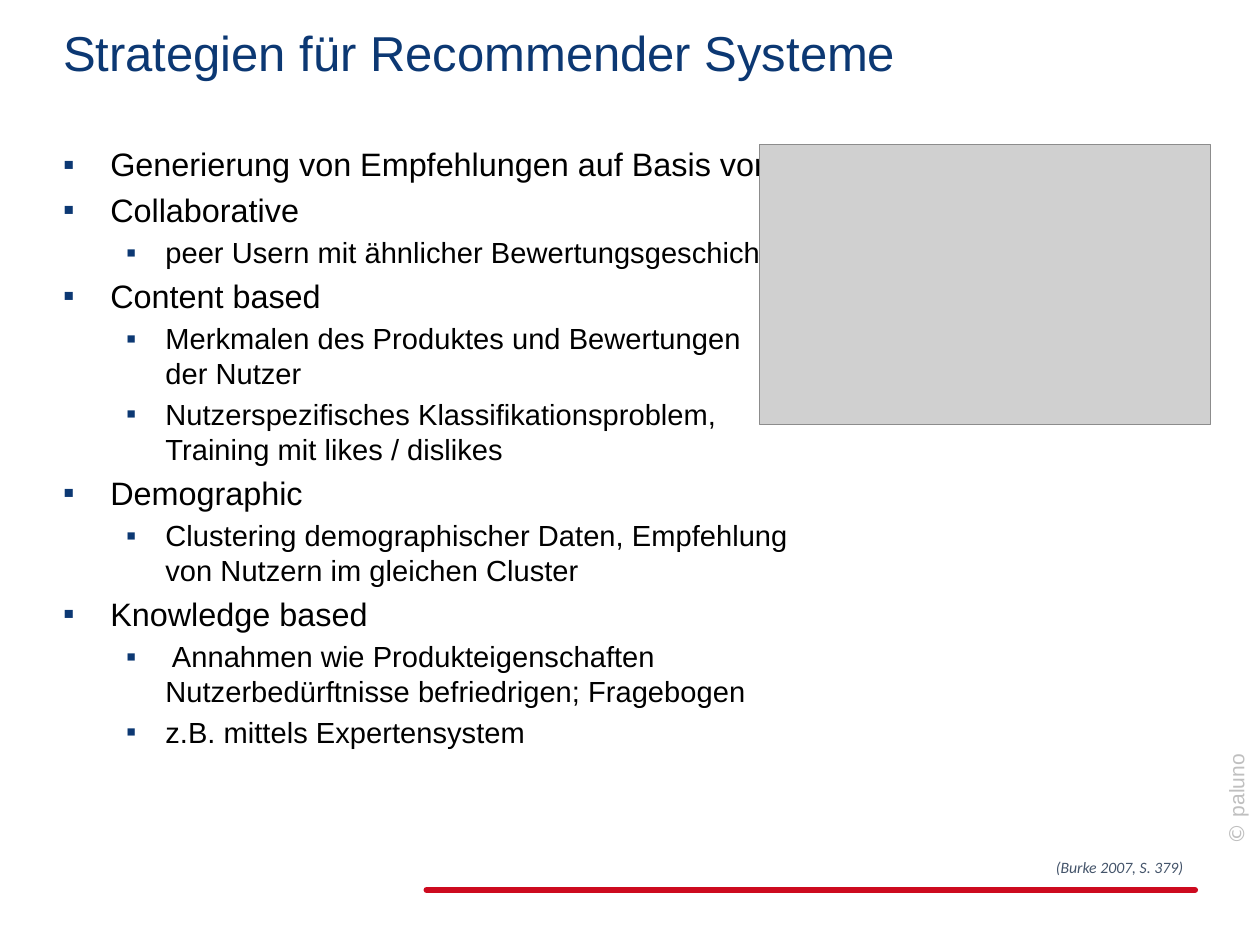
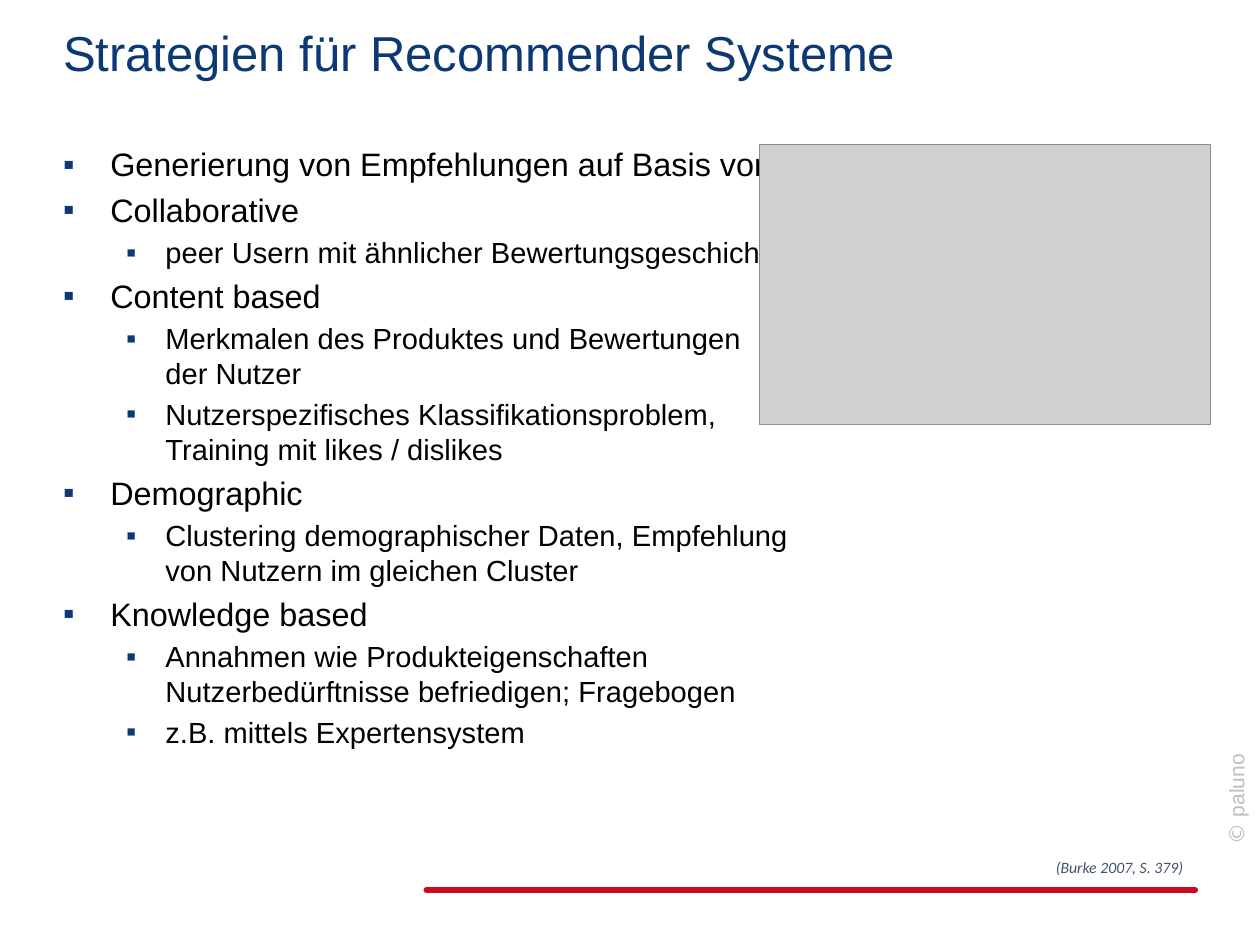
Before and after one commit to jabuettner/citavi, a slide deck: slide 4 of Diss (repo)/Recommender.pptx. Drawn at 1260x945 pixels with LibreOffice and Linux fonts; fonts in the diff are those of the drawing; grey boxes stand for pictures; background and template pictures are left out. Boxes give left, top, right and bottom in pixels: in the first picture for what was removed or moved away, otherwise in the second. Text is boxed around its words. In the diff, an @@ line names an element or a change of style, - is before the commit and + after.

```diff
--- a/Diss (repo)/Recommender.pptx
+++ b/Diss (repo)/Recommender.pptx
@@ text at (165, 646, 735, 707): text changed @@
-  ▪ Annahmen wie Produkteigenschaften Nutzerbedürftnisse befriedrigen; Fragebogen
+  ▪ Annahmen wie Produkteigenschaften Nutzerbedürftnisse befriedigen; Fragebogen
```
Also in this commit, not shown: 4 other slides changed, 12 slides added, 11 slides removed, 5 other files.
